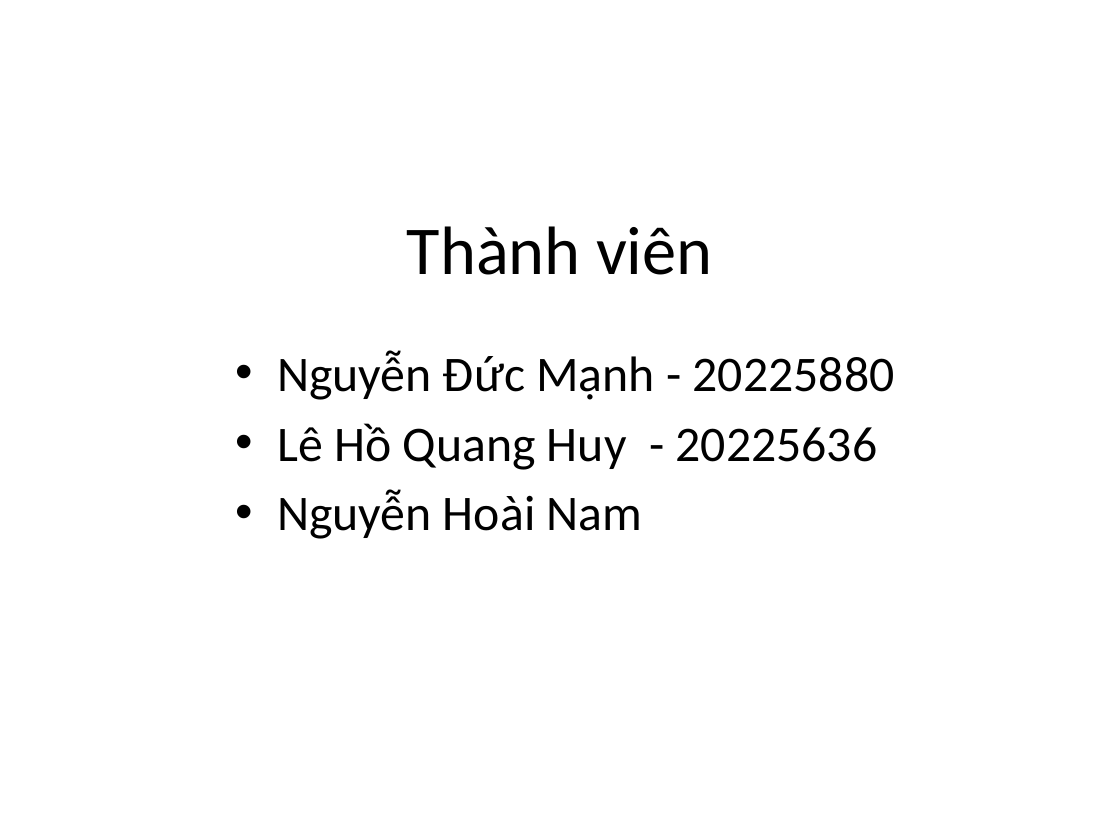
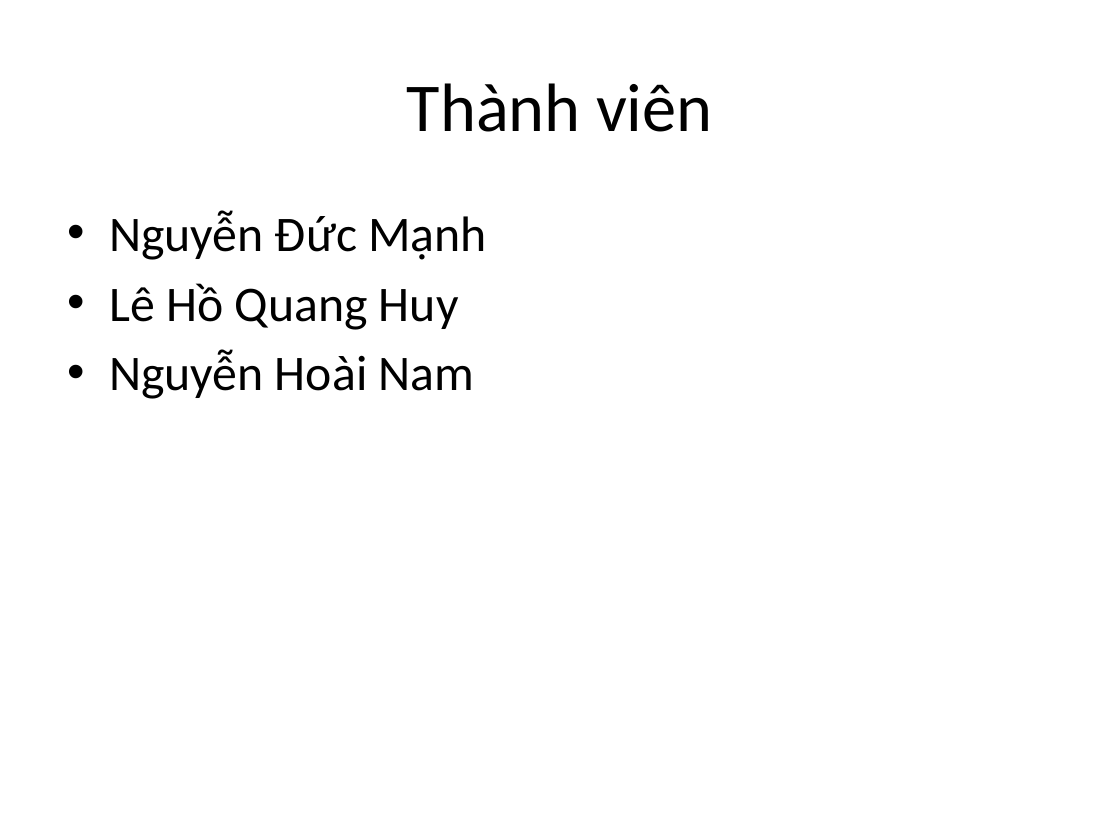
Before and after one commit to manhnd52/HustParkingLot, a slide deck: slide 2 of readme/slide.pptx. Drawn at 1120x840 pixels with LibreOffice and Linux fonts; fonts in the diff are those of the drawing. Boxes give left, top, right and bottom in pixels: in the first picture for what was removed or moved away, otherwise in the second. Text is boxed around its words. In the diff, an @@ line names an element or a change of style, - is before the commit and + after.

```diff
--- a/readme/slide.pptx
+++ b/readme/slide.pptx
@@ title "Thành viên": place and size @@
-title "Thành viên" at [407,226,712,275]
+title "Thành viên" at [407,83,712,132]
@@ text "Nguyễn Đức Mạnh": place and size @@
-text "Nguyễn Đức Mạnh" at [277,350,895,539]
+text "Nguyễn Đức Mạnh" at [109,210,487,399]
@@ text at [109,210,487,330]: text changed @@
-• Nguyễn Đức Mạnh - 20225880
-• Lê Hồ Quang Huy - 20225636
+• Nguyễn Đức Mạnh
+• Lê Hồ Quang Huy
```
Also in this commit, not shown: 11 other slides changed, 17 slides added, 7 slides removed, 1 other file.
